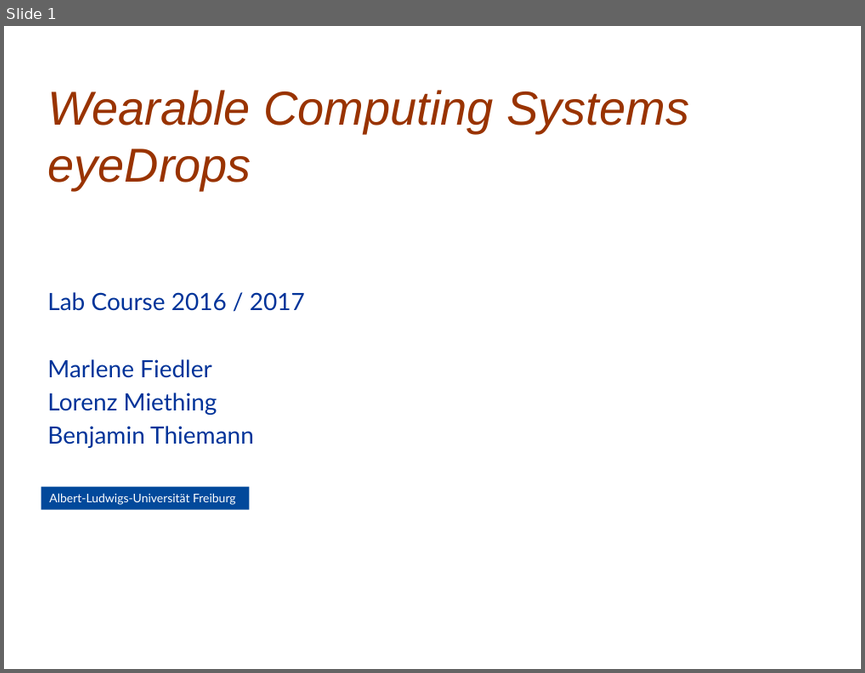
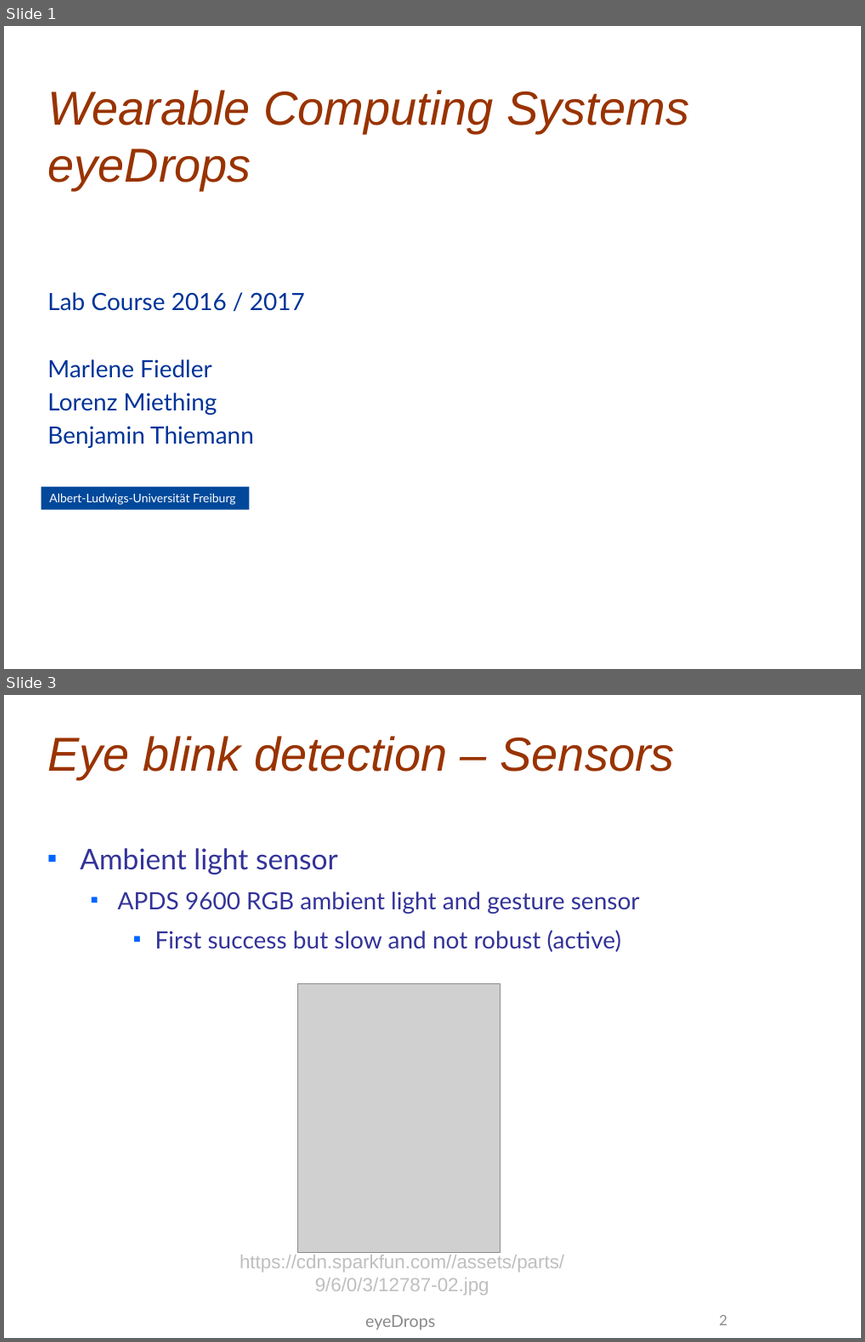
Before and after one commit to benthie/wearables-praktikum, a slide deck: documents/midterm presentation/Midterm Presentation.pptx. Shown one above the other, each under a label of ours: slide 1 before the commit, slides 1 and 3 after it; the slides between them are not shown. The pictures are 865x673 and 865x1342 pixels, drawn with LibreOffice and Linux fonts; fonts in the diff are those of the drawing; grey boxes stand for pictures; background and template pictures are left out. Boxes give left, top, right and bottom in pixels: in the first picture for what was removed or moved away, otherwise in the second. Text is boxed around its words. In the diff, an @@ line names an element or a change of style, - is before the commit and + after.

```diff
--- a/documents/midterm presentation/Midterm Presentation.pptx
+++ b/documents/midterm presentation/Midterm Presentation.pptx
@@ slide 3 added at (4, 695, 861, 1338), background picture (left out) @@
@@ title added at (48, 736, 674, 779), 40 pt, text #993300, italic @@
+Eye blink detection – Sensors
@@ text added at (80, 848, 640, 952), 20 pt, text #333399 @@
+■ Ambient light sensor
+  ■ APDS 9600 RGB ambient light and gesture sensor
+    ■ First success but slow and not robust (active)
@@ picture added at (298, 984, 500, 1253) @@
@@ text added at (239, 1254, 564, 1295), 16 pt, text #BFBFBF @@
+https://cdn.sparkfun.com//assets/parts/9/6/0/3/12787-02.jpg
@@ text added at (365, 1315, 435, 1330), 14 pt, text #898989 @@
+eyeDrops
@@ page number added at (719, 1315, 727, 1325), 12 pt, text #8C8C8C @@
+2
```
Also in this commit, not shown: 3 slides changed, 6 other slides added, 1 slide removed.
